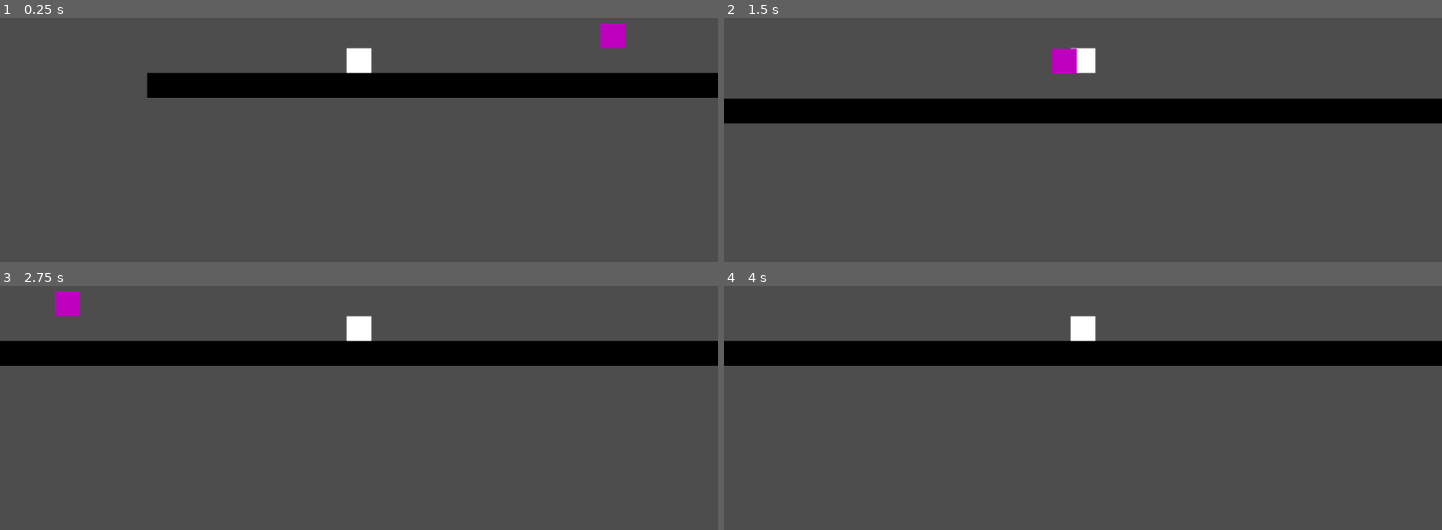
Above: before the commit, frames 1-4 (two rows, left to right).
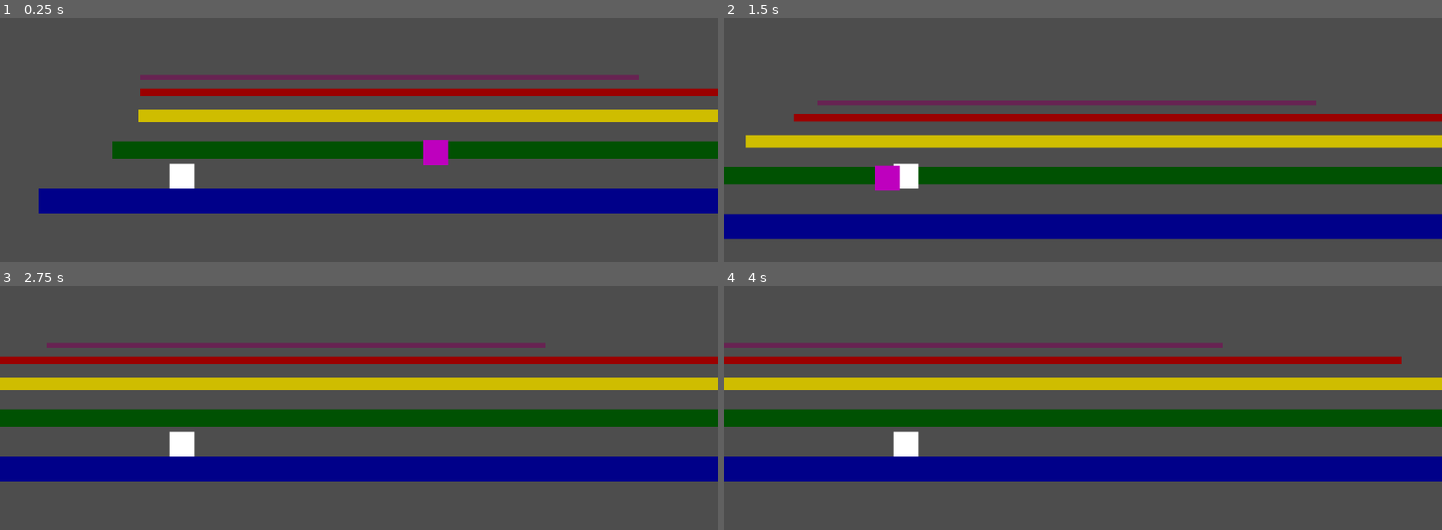
Above: after the commit, the same moments.

Repository: thomasWkr/pogoland
Game: Godot game, scene res://Main.tscn
The game is run twice, just before and just after one commit, with the same random seed, the same clock (stepped at 60 frames per second) and the same inputs.
Inputs:
- Up to frame 1 (0.25 s): no input
- Up to frame 2 (1.5 s): tap Left (Lift Layer, bound only after the commit) at 0.6, 1.35 s; tap Up (jump) at 0.77 s
- Up to frame 3 (2.75 s): tap Up (jump) at 1.52 s; tap Left (Lift Layer, bound only after the commit) at 2.1 s
- Up to frame 4 (4 s): tap Left (Lift Layer, bound only after the commit) at 2.85, 3.6 s; tap Up (jump) at 3.02, 3.77 s

The runs differ from the first frame. In frame 1, 30% of the frame differs, in the area x 5-100%, y 2-81%; in frame 2, 34%; in frame 3, 34%, in the area x 0-100%, y 2-81%; in frame 4, 34%.

Commit message:
first layers

Diff:
--- a/Main.tscn
+++ b/Main.tscn
@@ -1,8 +1,12 @@
-[gd_scene load_steps=4 format=3 uid="uid://ct8ydp7ks7cey"]
+[gd_scene load_steps=8 format=3 uid="uid://ct8ydp7ks7cey"]
 
 [ext_resource type="PackedScene" uid="uid://dfv2ftw51vnwq" path="res://Scenes/Characters/PC.tscn" id="1_gv52n"]
-[ext_resource type="PackedScene" uid="uid://cwup8c5bfvvam" path="res://Scenes/Objects/Box.tscn" id="2_15wjp"]
+[ext_resource type="PackedScene" uid="uid://cwup8c5bfvvam" path="res://Scenes/Objects/Layer1.tscn" id="2_15wjp"]
 [ext_resource type="PackedScene" uid="uid://b7vxrnjl3jj85" path="res://Scenes/Characters/Bird.tscn" id="3_grvl2"]
+[ext_resource type="PackedScene" uid="uid://ev6c8pcaj0kp" path="res://Scenes/Objects/layer_2.tscn" id="4_ps0t1"]
+[ext_resource type="PackedScene" uid="uid://mbv8mcxko8r" path="res://Scenes/Objects/layer_3.tscn" id="5_oopqg"]
+[ext_resource type="PackedScene" uid="uid://muxd3ux7fyyo" path="res://Scenes/Objects/layer_4.tscn" id="6_stnae"]
+[ext_resource type="PackedScene" uid="uid://b2adu5khviyyh" path="res://Scenes/Objects/layer_5.tscn" id="7_myrnp"]
 
 [node name="Main" type="Node2D"]
 
@@ -10,8 +14,38 @@
 position = Vector2(-16, -19)
 
 [node name="Box" parent="." instance=ExtResource("2_15wjp")]
-position = Vector2(-261, 28)
+position = Vector2(-151, 26)
 scale = Vector2(100, 1)
 
 [node name="Bird" parent="." instance=ExtResource("3_grvl2")]
 position = Vector2(479, -52)
+
+[node name="ParallaxBackground" type="ParallaxBackground" parent="."]
+
+[node name="ParallaxLayer" type="ParallaxLayer" parent="ParallaxBackground"]
+motion_scale = Vector2(0.7, 1)
+
+[node name="Layer2" parent="ParallaxBackground/ParallaxLayer" instance=ExtResource("4_ps0t1")]
+position = Vector2(31, -50)
+scale = Vector2(70, 0.7)
+
+[node name="ParallaxLayer2" type="ParallaxLayer" parent="ParallaxBackground"]
+motion_scale = Vector2(0.5, 1)
+
+[node name="Layer2" parent="ParallaxBackground/ParallaxLayer2" instance=ExtResource("5_oopqg")]
+position = Vector2(116, -101)
+scale = Vector2(50, 0.5)
+
+[node name="ParallaxLayer3" type="ParallaxLayer" parent="ParallaxBackground"]
+motion_scale = Vector2(0.3, 1)
+
+[node name="Layer3" parent="ParallaxBackground/ParallaxLayer3" instance=ExtResource("6_stnae")]
+position = Vector2(161, -135)
+scale = Vector2(30, 0.3)
+
+[node name="ParallaxLayer4" type="ParallaxLayer" parent="ParallaxBackground"]
+motion_scale = Vector2(0.2, 1)
+
+[node name="Layer4" parent="ParallaxBackground/ParallaxLayer4" instance=ExtResource("7_myrnp")]
+position = Vector2(182, -157)
+scale = Vector2(20, 0.2)
--- a/Scenes/Characters/PC.tscn
+++ b/Scenes/Characters/PC.tscn
@@ -17,4 +17,4 @@
 shape = SubResource("RectangleShape2D_wx0n2")
 
 [node name="Camera2D" type="Camera2D" parent="."]
-position = Vector2(20, 20)
+position = Vector2(304, -166)
--- a/Scenes/Characters/pc.gd
+++ b/Scenes/Characters/pc.gd
@@ -18,6 +18,8 @@
 		elif(can_pogo):
 			velocity.y = JUMP_VELOCITY
 
+	#if Input.is_action_just_pressed("Lift Layer"):
+
 	velocity.x = SPEED
 
 	move_and_slide()
--- a/Scenes/Objects/Box.tscn
+++ b/Scenes/Objects/Layer1.tscn
@@ -1,9 +1,12 @@
-[gd_scene load_steps=2 format=3 uid="uid://cwup8c5bfvvam"]
+[gd_scene load_steps=3 format=3 uid="uid://cwup8c5bfvvam"]
+
+[ext_resource type="Script" path="res://Scenes/Objects/layer_1.gd" id="1_7ta1d"]
 
 [sub_resource type="RectangleShape2D" id="RectangleShape2D_k5yga"]
 size = Vector2(39, 40)
 
-[node name="Box" type="StaticBody2D"]
+[node name="Layer1" type="StaticBody2D"]
+script = ExtResource("1_7ta1d")
 
 [node name="CollisionShape2D" type="CollisionShape2D" parent="."]
 position = Vector2(20.5, 20)
@@ -12,4 +15,4 @@
 [node name="ColorRect" type="ColorRect" parent="."]
 offset_right = 40.0
 offset_bottom = 40.0
-color = Color(0, 0, 0, 1)
+color = Color(1.8771e-06, 0, 0.537136, 1)
--- /dev/null
+++ b/Scenes/Objects/layer_1.gd
@@ -0,0 +1,11 @@
+extends StaticBody2D
+
+
+# Called when the node enters the scene tree for the first time.
+func _ready() -> void:
+	pass # Replace with function body.
+
+
+# Called every frame. 'delta' is the elapsed time since the previous frame.
+func _process(delta: float) -> void:
+	pass
--- /dev/null
+++ b/Scenes/Objects/layer_2.gd
@@ -0,0 +1,11 @@
+extends StaticBody2D
+
+var current_layer = 2
+
+# Called when the node enters the scene tree for the first time.
+func _ready() -> void:
+	pass # Replace with function body.
+
+# Called every frame. 'delta' is the elapsed time since the previous frame.
+func _process(delta: float) -> void:
+	pass
--- /dev/null
+++ b/Scenes/Objects/layer_2.tscn
@@ -0,0 +1,18 @@
+[gd_scene load_steps=3 format=3 uid="uid://ev6c8pcaj0kp"]
+
+[ext_resource type="Script" path="res://Scenes/Objects/layer_2.gd" id="1_j2b6d"]
+
+[sub_resource type="RectangleShape2D" id="RectangleShape2D_pjyye"]
+size = Vector2(39, 40)
+
+[node name="Layer2" type="StaticBody2D"]
+script = ExtResource("1_j2b6d")
+
+[node name="CollisionShape2D" type="CollisionShape2D" parent="."]
+position = Vector2(20.5, 20)
+shape = SubResource("RectangleShape2D_pjyye")
+
+[node name="ColorRect" type="ColorRect" parent="."]
+offset_right = 40.0
+offset_bottom = 40.0
+color = Color(1.08294e-07, 0.31649, 0.00688308, 1)
--- /dev/null
+++ b/Scenes/Objects/layer_3.tscn
@@ -0,0 +1,15 @@
+[gd_scene load_steps=2 format=3 uid="uid://mbv8mcxko8r"]
+
+[sub_resource type="RectangleShape2D" id="RectangleShape2D_pjyye"]
+size = Vector2(39, 40)
+
+[node name="Layer3" type="StaticBody2D"]
+
+[node name="CollisionShape2D" type="CollisionShape2D" parent="."]
+position = Vector2(20.5, 20)
+shape = SubResource("RectangleShape2D_pjyye")
+
+[node name="ColorRect" type="ColorRect" parent="."]
+offset_right = 40.0
+offset_bottom = 40.0
+color = Color(0.813123, 0.742131, 1.54018e-06, 1)
--- /dev/null
+++ b/Scenes/Objects/layer_4.tscn
@@ -0,0 +1,15 @@
+[gd_scene load_steps=2 format=3 uid="uid://muxd3ux7fyyo"]
+
+[sub_resource type="RectangleShape2D" id="RectangleShape2D_pjyye"]
+size = Vector2(39, 40)
+
+[node name="Layer4" type="StaticBody2D"]
+
+[node name="CollisionShape2D" type="CollisionShape2D" parent="."]
+position = Vector2(20.5, 20)
+shape = SubResource("RectangleShape2D_pjyye")
+
+[node name="ColorRect" type="ColorRect" parent="."]
+offset_right = 40.0
+offset_bottom = 40.0
+color = Color(0.605674, 1.31156e-06, 2.88785e-07, 1)
--- /dev/null
+++ b/Scenes/Objects/layer_5.tscn
@@ -0,0 +1,15 @@
+[gd_scene load_steps=2 format=3 uid="uid://b2adu5khviyyh"]
+
+[sub_resource type="RectangleShape2D" id="RectangleShape2D_pjyye"]
+size = Vector2(39, 40)
+
+[node name="Layer5" type="StaticBody2D"]
+
+[node name="CollisionShape2D" type="CollisionShape2D" parent="."]
+position = Vector2(20.5, 20)
+shape = SubResource("RectangleShape2D_pjyye")
+
+[node name="ColorRect" type="ColorRect" parent="."]
+offset_right = 40.0
+offset_bottom = 40.0
+color = Color(0.404876, 0.136623, 0.323177, 1)
--- a/project.godot
+++ b/project.godot
@@ -24,6 +24,18 @@
 , Object(InputEventKey,"resource_local_to_scene":false,"resource_name":"","device":-1,"window_id":0,"alt_pressed":false …(182 unchanged characters)…
 ]
 }
+"Lift Layer"={
+"deadzone": 0.5,
+"events": [Object(InputEventKey,"resource_local_to_scene":false,"resource_name":"","device":-1,"window_id":0,"alt_pressed":false,"shift_pressed":false,"ctrl_pressed":false,"meta_pressed":false,"pressed":false,"keycode":0,"physical_keycode":4194319,"key_label":0,"unicode":0,"location":0,"echo":false,"script":null)
+, Object(InputEventKey,"resource_local_to_scene":false,"resource_name":"","device":-1,"window_id":0,"alt_pressed":false,"shift_pressed":false,"ctrl_pressed":false,"meta_pressed":false,"pressed":false,"keycode":0,"physical_keycode":65,"key_label":0,"unicode":97,"location":0,"echo":false,"script":null)
+]
+}
+"Drop Layer"={
+"deadzone": 0.5,
+"events": [Object(InputEventKey,"resource_local_to_scene":false,"resource_name":"","device":-1,"window_id":0,"alt_pressed":false,"shift_pressed":false,"ctrl_pressed":false,"meta_pressed":false,"pressed":false,"keycode":0,"physical_keycode":4194321,"key_label":0,"unicode":0,"location":0,"echo":false,"script":null)
+, Object(InputEventKey,"resource_local_to_scene":false,"resource_name":"","device":-1,"window_id":0,"alt_pressed":false,"shift_pressed":false,"ctrl_pressed":false,"meta_pressed":false,"pressed":false,"keycode":0,"physical_keycode":68,"key_label":0,"unicode":100,"location":0,"echo":false,"script":null)
+]
+}
 
 [rendering]
 
